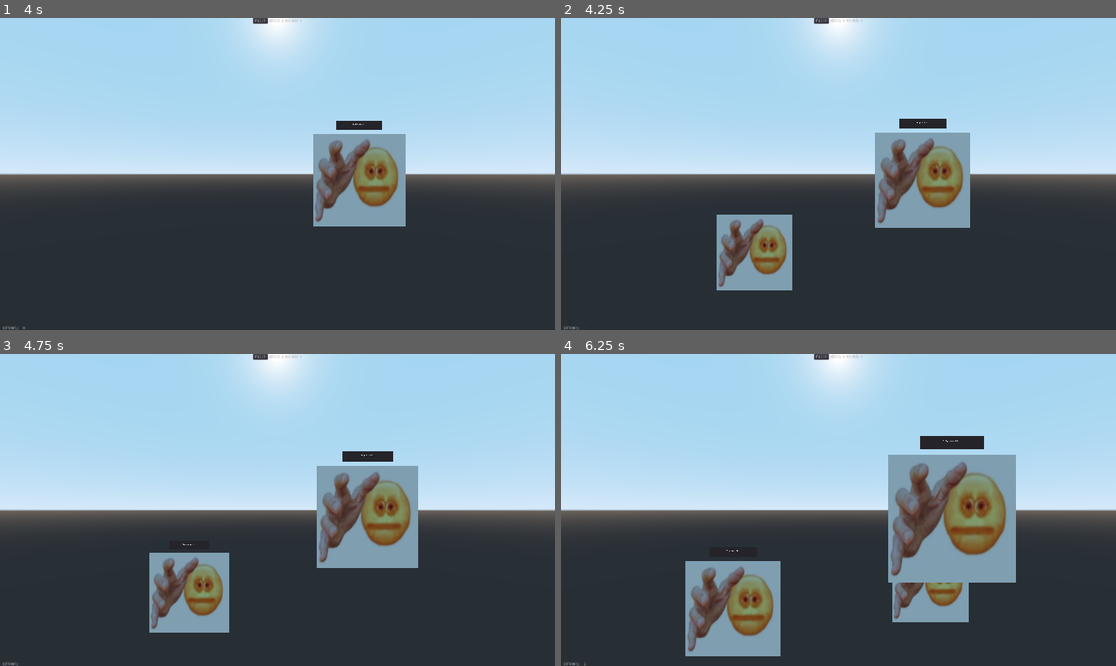
Above: before the commit, frames 1-4 (two rows, left to right).
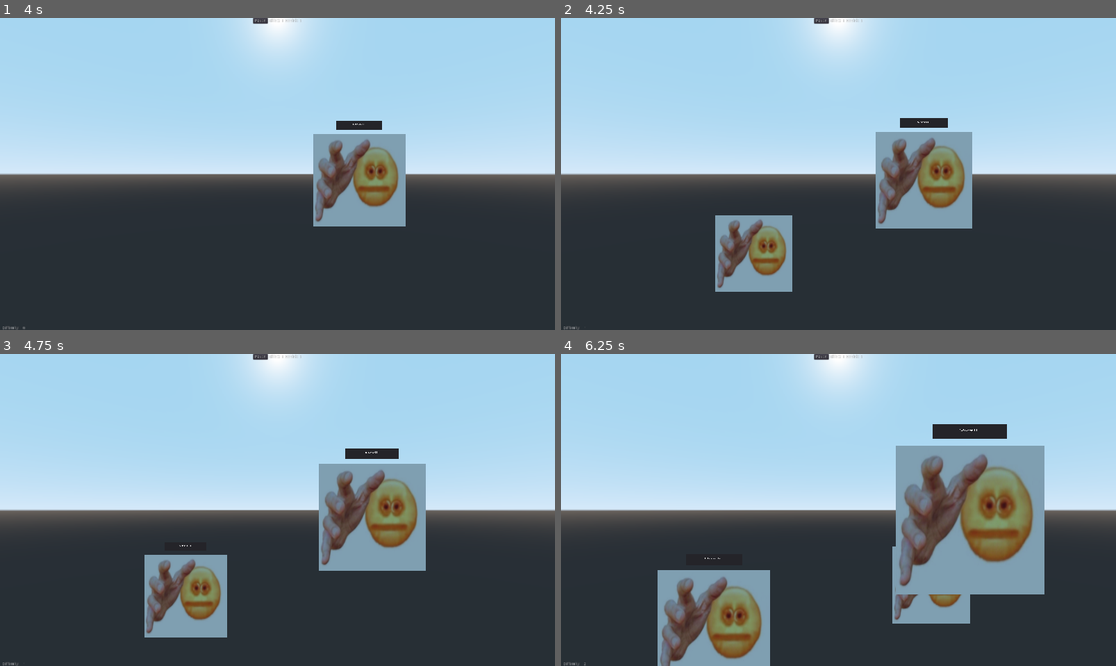
Above: after the commit, the same moments.

Repository: Warspiteful/catboy-typing
Game: Godot game, scene res://StartMenu.tscn
The game is run twice, just before and just after one commit, with the same random seed, the same clock (stepped at 60 frames per second) and the same inputs. The engine's default icon, where the game draws it, is replaced by a stand-in: a white triangle on a blue panel in a dark square. Sound files missing from this copy of the repository are replaced by a short silence.
Inputs (mouse positions are in pixels of both pictures, inside the frame that each line leads up to):
- Up to frame 1 (4 s): click (271, 233) at 0.5 s; tap Enter at 1.25 s; hold Z (game_usage) 1.28-2.03 s; tap Z (game_usage) at 2.1 s; click "Pause" at 2.75 s; click "Resume" at 3.5 s
- Up to frame 2 (4.25 s): no input
- Up to frame 3 (4.75 s): hold Z (game_usage) from 4.28 s (still down)
- Up to frame 4 (6.25 s): release Z (game_usage) at 5.03 s; tap Z (game_usage) at 5.1 s; hold Z (game_usage) from 5.78 s (still down)

Frame 1 is identical in both runs. In frame 2, 1.1% of the frame differs, in the area x 27-75%, y 32-88%; in frame 3, 4.6%; in frame 4, 17%, in the area x 17-88%, y 22-100%.

Commit message:
Finished Enemy Documentation

Diff:
--- a/catboy-project/Enemy.gd
+++ b/catboy-project/Enemy.gd
@@ -1,74 +1,142 @@
 extends Spatial
 
+#------------------------#
+#References To Other Nodes
+#------------------------#
+
+# Get Text Label
 onready var prompt = $Enemy/Viewport/Control/Panel/RichTextLabel
+
+# Get Attack Timer
 onready var attack_timer = $AttackTimer
+
+# Get Text Value of Label
 onready var prompt_text = prompt.text
+
+
+# Holds Color Values
 export (Color) var blue = Color("#4682b4")
 export (Color) var green = Color("#639765")
 export (Color) var red = Color("#a65455")
 
+# Controls Important Values Regarding Enemy Functions
 export (float) var speed = 0.01
 export (int) var damage = 1
 export (float) var attack_distance = -3
 
+
+# Important Variables
+## Tracks if Enemy is Attacking
+## - Informs whether to start attacking timer
 var attacking : bool = false
-
+## Difficulty Tracker
+## - Determines Speed
 var difficulty : int = 0
-
+## Damage Queue
+## - Tracks any damage being dealt by enemy
 var damage_queue = []
 
+# Ready Function
+## Called at initialization
 func _ready():
+
+	# Gets Prompt from Prompt List
 	prompt_text = PromptList.get_prompt()
+
+	# Sets BBCode for Prompt
 	prompt.parse_bbcode(set_center_tags(prompt_text))
+
+	## Connects function to difficulty increase
 	GlobalSignals.connect("difficulty_increase", self, "handle_difficulty_increased")
 
-
-
+# Get Prompt Function
+# - Returns Stored String
 func get_prompt() -> String:
+	# Returns Text stored in Label
 	return prompt.text
 
+# Physics Process
+# - Called Every Frame
 func _physics_process(delta):
+
+	# Check if the enemy has reached a designated attacking distance
+	# - If not, continue moving
+	# - If at designated distance, then don't move and start attacking
 	if(translation.z < attack_distance):
+
+		# Moves Enemy Closer
 		transform = transform.translated(Vector3(0,0,speed))
+
 	elif(attacking == false):
+
+		# Debug Console
 		print("Attacking!")
+
+		# Start Attacking
 		attack_timer.start()
 		attacking = true
 
+# Set Next Character
+# -  Handles Formatting for characters in label
 func set_next_character(next_character_index : int):
-	print("HELLO")
+
+	# Plays Feedback Animation when Character Index is advanced
 	if(next_character_index != 0):
 		$Enemy/AnimationPlayer.stop()
 		$Enemy/AnimationPlayer.play("hit")
+
+	# OH GOD - Formatting Handling
+	# - Blue: All character Text already typed
 	var blue_text = get_bbcode_color_tag(blue) + prompt_text.substr(0,next_character_index) + get_bbcode_end_color_tag()
+
+	# - Green: Current Letter to Type
 	var green_text = get_bbcode_color_tag(green) + prompt_text.substr(next_character_index,1) + get_bbcode_end_color_tag()
+
+	# - Red: All characters left to type
 	var red_text = ""
 	if(next_character_index != prompt_text.length()):
 			red_text = get_bbcode_color_tag(red) + prompt_text.substr(next_character_index+1,prompt_text.length()-next_character_index+1) + get_bbcode_end_color_tag()
+
+	# Parse bbcode
 	prompt.parse_bbcode(set_center_tags(blue_text + green_text + red_text))
 
+# Set Center Tags
+# - Handles setting center tags
 func set_center_tags(text_to_center : String) -> String:
 	return "[center]" + text_to_center + "[/center]"
 
+# Get bbcode color tag
+# - Sets bbcode for the passed in color
 func get_bbcode_color_tag(color : Color) -> String:
 	return "[color=#" + color.to_html(false) + "]"
 
+# Get bbcode end color tag
+# - End Color Tag
 func get_bbcode_end_color_tag() -> String:
 	return "[/color]"
 
+# Set Difficulty
+# - Handles Internal Difficulty
 func set_difficulty(difficulty : int):
 	handle_difficulty_increased(difficulty)
 
+# Handle Difficulty Increased
+# - Sets Speed According to Difficulty
 func handle_difficulty_increased(new_difficulty : int):
 	var new_speed = speed + (0.005 * new_difficulty)
 	speed = clamp(new_speed, speed, .02)
 
+# Handles Level Increasing
 func handle_level_increased(new_level : int):
 	difficulty = new_level
 
+# Reset Timer Function
+# Starts Attack Timer
 func resetTimer():
 	$AttackTimer.start()
 
+# Attack Timer Timeout
+# - Attack Timer Times Out
 func _on_AttackTimer_timeout():
 	print("Damage!")
 	damage_queue.append(damage)
--- a/catboy-project/Scripts/Main.gd
+++ b/catboy-project/Scripts/Main.gd
@@ -312,6 +312,11 @@
 	# Print to Debug Console that difficulty has increased
 	print("Difficulty increased to %d" % difficulty)
 
+
+	# Emit Difficulty Increase Signal
+	# - Connects to all enemy instances - see Enemy.gd for more info
+	GlobalSignals.emit_signal("difficulty_increase", difficulty)
+
 	# Update Wait Timer
 	# - Clamp means that at minimum, the timer must be 1 second
 	spawn_timer.wait_time = clamp(spawn_timer.wait_time - 0.2, 1, spawn_timer.wait_time)
